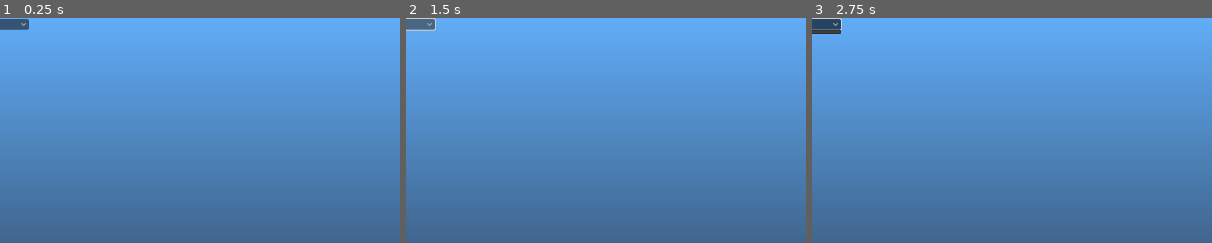
Above: before the commit, frames 1-3 (left to right).
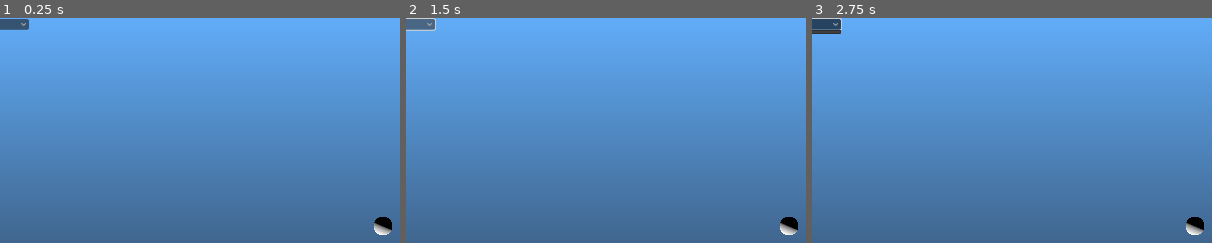
Above: after the commit, the same moments.

Repository: mrgudenheim/TacticsEngineG
Game: Godot game, scene res://src/map_viewer.tscn
Same seed, same stepped clock (60 frames per second), same inputs: the game is played once before the commit and once after it.
Inputs (mouse positions are % of the whole screen's width and height, from its top left):
- Up to frame 1 (0.25 s): no input
- Up to frame 2 (1.5 s): click (3, 5) at 0.5 s; click (3, 5) at 1.25 s
- Up to frame 3 (2.75 s): click (3, 5) at 2 s
The pictures show only the part of the screen within x 2-52%, y 4-54%; the shares and areas given below are measured in that part.

The runs differ from the first frame. In frame 1, 0.3% of the frame differs, in the area x 93-98%, y 88-97%; in frame 2, 0.3%; in frame 3, 0.3%.

Commit message:
added static bodies for maps added placeholder nodes for unit implemented loading default map when rom is loaded added pivot node for camera controller

Diff:
--- a/src/camera_control.gd
+++ b/src/camera_control.gd
@@ -3,6 +3,7 @@
 
 @export var sprite: Sprite3D
 @export var camera: Camera3D
+@export var camera_pivot: Node3D
 
 signal zoom_changed
 
@@ -77,11 +78,11 @@
 	var new_rotation: Vector3 = Vector3.ZERO
 	var offset: float = dir * ROTATE_SPEED
 
-	var new_x = self.rotation_degrees.x
-	var new_y = self.rotation_degrees.y + offset
-	var new_z = self.rotation_degrees.z
+	var new_x = camera_pivot.rotation_degrees.x
+	var new_y = camera_pivot.rotation_degrees.y + offset
+	var new_z = camera_pivot.rotation_degrees.z
 	new_rotation = Vector3(new_x, new_y, new_z)
 
 	var tween := create_tween().set_parallel()
 	tween.set_trans(Tween.TRANS_LINEAR).set_ease(Tween.EASE_IN)
-	tween.tween_property(self, "rotation_degrees", new_rotation, 0.05)
+	tween.tween_property(camera_pivot, "rotation_degrees", new_rotation, 0.05)
--- a/src/map_viewer.gd
+++ b/src/map_viewer.gd
@@ -3,11 +3,12 @@
 var rom_reader: RomReader = RomReader.new()
 @export var load_rom: LoadRomButton
 @export var texture_viewer: Sprite3D
-@export var map_mesh: MeshInstance3D
 @export var camera_controller: CameraController
 @export var background_gradient: TextureRect
 @export var map_dropdown: OptionButton
 
+@export var map_mesh: MeshInstance3D
+@export var map_collision_shape: CollisionShape3D
 @export var map_mesh2: MeshInstance3D
 @export var map_mesh3: MeshInstance3D
 @export var map_mesh4: MeshInstance3D
@@ -30,11 +31,14 @@
 		if file_name.contains(".GNS"):
 			map_dropdown.add_item(file_name)
 
+	var default_map_index: int = 56 # Orbonne
+	default_map_index = 22 # Gariland
+	map_dropdown.select(default_map_index)
+	map_dropdown.item_selected.emit(default_map_index)
+
 
 func on_map_selected(index: int) -> void:
 	var map_file_name: String = map_dropdown.get_item_text(index)
-	#map_file_name = "MAP056.GNS" # Orbonne
-	#map_file_name = "MAP022.GNS" # Gariland
 
 	var start_time: int = Time.get_ticks_msec()
 	var map_gns_data: PackedByteArray = RomReader.get_file_data(map_file_name)
@@ -51,6 +55,7 @@
 	texture_viewer.texture = map_data.albedo_texture
 	map_mesh.mesh = map_data.mesh
 	map_mesh.scale = SCALE * Vector3.ONE
+	map_collision_shape.shape.set_faces(map_mesh.mesh.get_faces())
 
 	if quad_mirror:
 		map_mesh2.mesh = map_mesh.mesh
@@ -65,7 +70,7 @@
 
 	var middle_height: float = (map_data.terrain_tiles[map_data.terrain_tiles.size() / 2].height * SCALED_UNITS_PER_HEIGHT) + 2
 	camera_controller.position = Vector3(map_data.map_width / 2.0, middle_height, -map_data.map_length / 2.0)
-	camera_controller.rotation_degrees = Vector3(-CameraController.LOW_ANGLE, 45, 0)
+	camera_controller.camera_pivot.rotation_degrees = Vector3(-CameraController.LOW_ANGLE, 45, 0)
 
 	push_warning("Time to create map (ms): " + str(Time.get_ticks_msec() - start_time))
 	push_warning("Map_created")
--- a/src/map_viewer.tscn
+++ b/src/map_viewer.tscn
@@ -16,6 +16,23 @@
 fill_to = Vector2(0.5, 0)
 metadata/_snap_enabled = true
 
+[sub_resource type="CapsuleShape3D" id="CapsuleShape3D_omsuf"]
+radius = 0.25
+height = 0.5
+
+[sub_resource type="StandardMaterial3D" id="StandardMaterial3D_owd5a"]
+
+[sub_resource type="SphereMesh" id="SphereMesh_qc6ji"]
+material = SubResource("StandardMaterial3D_owd5a")
+
+[sub_resource type="ConcavePolygonShape3D" id="ConcavePolygonShape3D_vqavv"]
+
+[sub_resource type="ConcavePolygonShape3D" id="ConcavePolygonShape3D_3wu6a"]
+
+[sub_resource type="ConcavePolygonShape3D" id="ConcavePolygonShape3D_bdpvt"]
+
+[sub_resource type="ConcavePolygonShape3D" id="ConcavePolygonShape3D_8pwdn"]
+
 [sub_resource type="Gradient" id="Gradient_lvin3"]
 
 [sub_resource type="GradientTexture2D" id="GradientTexture2D_twdc0"]
@@ -26,14 +43,15 @@
 [sub_resource type="QuadMesh" id="QuadMesh_foefj"]
 material = SubResource("StandardMaterial3D_05x7e")
 
-[node name="MapViewer" type="Node3D" node_paths=PackedStringArray("load_rom", "texture_viewer", "map_mesh", "camera_controller", "background_gradient", "map_dropdown", "map_mesh2", "map_mesh3", "map_mesh4")]
+[node name="MapViewer" type="Node3D" node_paths=PackedStringArray("load_rom", "texture_viewer", "camera_controller", "background_gradient", "map_dropdown", "map_mesh", "map_collision_shape", "map_mesh2", "map_mesh3", "map_mesh4")]
 script = ExtResource("1_ojbyw")
 load_rom = NodePath("VBoxContainer/LoadRom")
 texture_viewer = NodePath("MapTexture")
-map_mesh = NodePath("Map")
 camera_controller = NodePath("CameraController")
 background_gradient = NodePath("CanvasLayer/TextureRect")
 map_dropdown = NodePath("VBoxContainer/MapDropdown")
+map_mesh = NodePath("Map")
+map_collision_shape = NodePath("Map/StaticBody3D/CollisionShape3D")
 map_mesh2 = NodePath("Map2")
 map_mesh3 = NodePath("Map3")
 map_mesh4 = NodePath("Map4")
@@ -62,15 +80,34 @@
 [node name="MapDropdown" type="OptionButton" parent="VBoxContainer"]
 layout_mode = 2
 
-[node name="CameraController" type="Node3D" parent="." node_paths=PackedStringArray("sprite", "camera")]
-transform = Transform3D(0.707107, -0.315509, 0.632814, 0, 0.894934, 0.446198, -0.707107, -0.315509, 0.632814, 0, 0, 0)
+[node name="CameraController" type="Node3D" parent="." node_paths=PackedStringArray("sprite", "camera", "camera_pivot")]
+transform = Transform3D(1, 0, 0, 0, 0.999999, 0, 0, 0, 1, 0, 0, 0)
 script = ExtResource("3_dpuna")
 sprite = NodePath("../MapTexture")
-camera = NodePath("Camera3D")
+camera = NodePath("CameraPivot/Camera3D")
+camera_pivot = NodePath("CameraPivot")
 zoom_in_max = 0.5
 
-[node name="Camera3D" type="Camera3D" parent="CameraController"]
-transform = Transform3D(1, 0, 0, 0, 1, 0, 0, 0, 1, 0, 0, 200)
+[node name="Unit" type="Node3D" parent="CameraController"]
+transform = Transform3D(1, 0, 0, 0, 1, 0, 0, 0, 1, 0, 0, 0)
+
+[node name="Sprite3D" type="Sprite3D" parent="CameraController/Unit"]
+
+[node name="RigidBody3D" type="RigidBody3D" parent="CameraController/Unit"]
+
+[node name="CollisionShape3D" type="CollisionShape3D" parent="CameraController/Unit/RigidBody3D"]
+shape = SubResource("CapsuleShape3D_omsuf")
+
+[node name="ReferenceSphere" type="MeshInstance3D" parent="CameraController/Unit"]
+transform = Transform3D(0.5, 0, 0, 0, 0.5, -1.49012e-08, 0, -1.49012e-08, 0.5, 0, 0, 0)
+mesh = SubResource("SphereMesh_qc6ji")
+skeleton = NodePath("../..")
+
+[node name="CameraPivot" type="Node3D" parent="CameraController"]
+transform = Transform3D(0.707107, -0.315509, 0.632814, 0, 0.894935, 0.446197, -0.707107, -0.315509, 0.632814, 0, 0, 0)
+
+[node name="Camera3D" type="Camera3D" parent="CameraController/CameraPivot"]
+transform = Transform3D(1, 0, 0, 0, 1, -7.45058e-07, 0, 0, 1, 0, -7.62939e-06, 200)
 projection = 1
 size = 12.0
 
@@ -83,14 +120,38 @@
 [node name="Map" type="MeshInstance3D" parent="."]
 transform = Transform3D(1, -8.74228e-08, -8.74228e-08, -8.74228e-08, -1, 0, -8.74228e-08, 7.64274e-15, -1, 0, 0, 0)
 
+[node name="StaticBody3D" type="StaticBody3D" parent="Map"]
+transform = Transform3D(1, -8.74228e-08, -8.74228e-08, -8.74228e-08, -1, 7.64275e-15, -8.74228e-08, 5.0822e-21, -1, 0, 0, 0)
+
+[node name="CollisionShape3D" type="CollisionShape3D" parent="Map/StaticBody3D"]
+shape = SubResource("ConcavePolygonShape3D_vqavv")
+
 [node name="Map2" type="MeshInstance3D" parent="."]
 transform = Transform3D(1, -8.74228e-08, -8.74228e-08, -8.74228e-08, -1, 0, -8.74228e-08, 7.64274e-15, -1, 0, 0, 0)
+
+[node name="StaticBody3D" type="StaticBody3D" parent="Map2"]
+transform = Transform3D(1, -4.443e-28, 0, -6.6815e-22, 1, -7.64275e-15, 0, 7.64274e-15, 1, 0, 0, 0)
+
+[node name="CollisionShape3D" type="CollisionShape3D" parent="Map2/StaticBody3D"]
+shape = SubResource("ConcavePolygonShape3D_3wu6a")
 
 [node name="Map3" type="MeshInstance3D" parent="."]
 transform = Transform3D(1, -8.74228e-08, -8.74228e-08, -8.74228e-08, -1, 0, -8.74228e-08, 7.64274e-15, -1, 0, 0, 0)
 
+[node name="StaticBody3D" type="StaticBody3D" parent="Map3"]
+transform = Transform3D(1, -8.74228e-08, -8.74228e-08, -8.74228e-08, -1, 7.64275e-15, -8.74228e-08, 5.0822e-21, -1, 0, 0, 0)
+
+[node name="CollisionShape3D" type="CollisionShape3D" parent="Map3/StaticBody3D"]
+shape = SubResource("ConcavePolygonShape3D_bdpvt")
+
 [node name="Map4" type="MeshInstance3D" parent="."]
 transform = Transform3D(1, -8.74228e-08, -8.74228e-08, -8.74228e-08, -1, 0, -8.74228e-08, 7.64274e-15, -1, 0, 0, 0)
+
+[node name="StaticBody3D" type="StaticBody3D" parent="Map4"]
+transform = Transform3D(1, -8.74228e-08, -8.74228e-08, -8.74228e-08, -1, 7.64275e-15, -8.74228e-08, 5.0822e-21, -1, 0, 0, 0)
+
+[node name="CollisionShape3D" type="CollisionShape3D" parent="Map4/StaticBody3D"]
+shape = SubResource("ConcavePolygonShape3D_8pwdn")
 
 [node name="DirectionalLight3D" type="DirectionalLight3D" parent="."]
 transform = Transform3D(1, 0, 0, 0, 0.553391, -0.832921, 0, 0.832921, 0.553391, 0, 3.51982, 2.72607)
@@ -99,6 +160,7 @@
 visible = false
 texture = SubResource("GradientTexture2D_twdc0")
 
-[node name="Quad" type="MeshInstance3D" parent="."]
+[node name="ReferenceQuad" type="MeshInstance3D" parent="."]
 transform = Transform3D(1, 0, 0, 0, -4.37114e-08, -1, 0, 1, -4.37114e-08, 12, -48, 12)
+visible = false
 mesh = SubResource("QuadMesh_foefj")
Not shown: 1 places in src/map_viewer.tscn that only renumber resources
